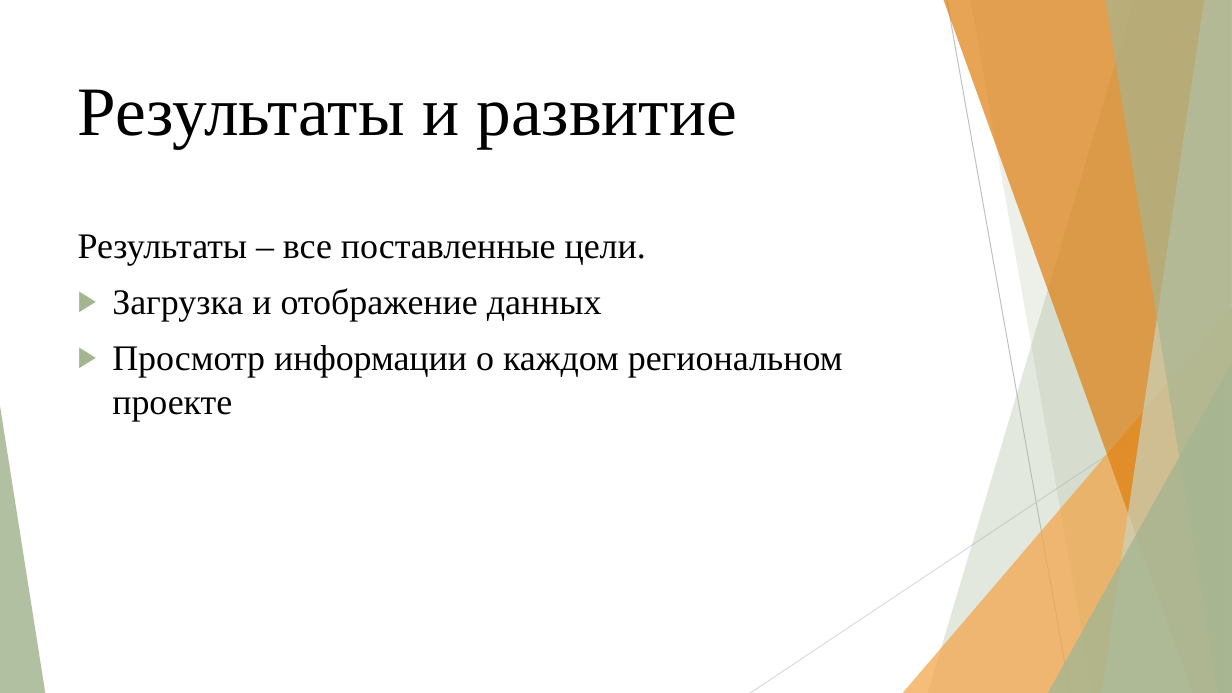
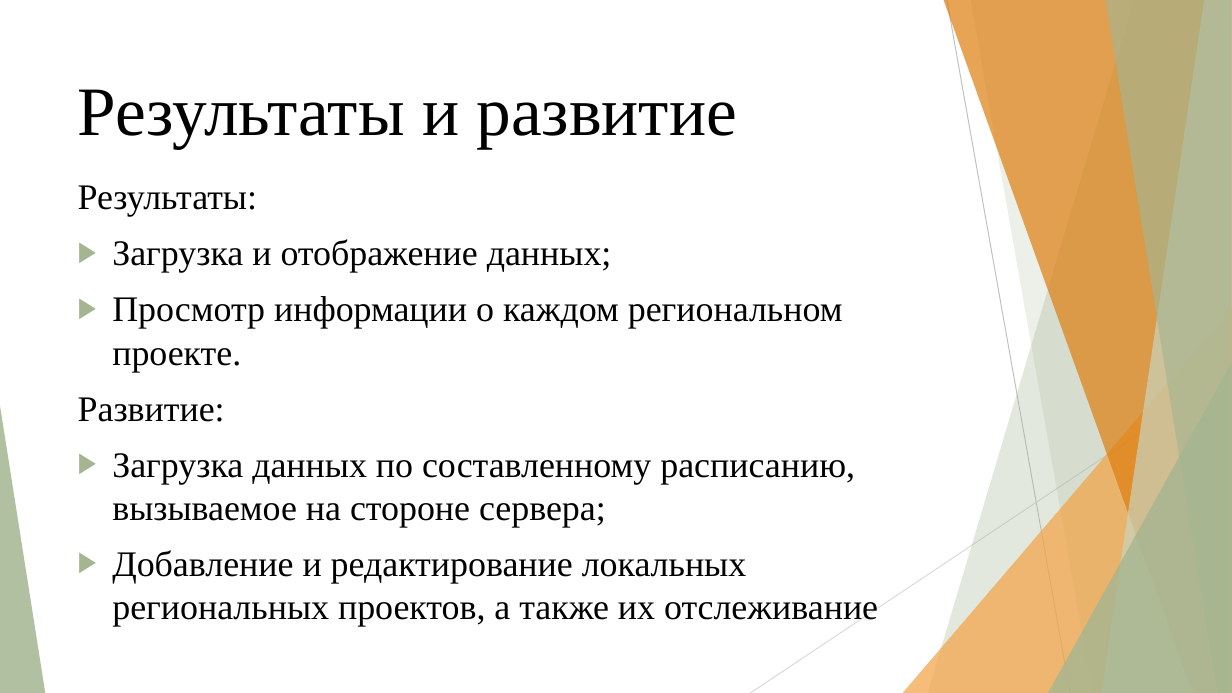
Before and after one commit to kittikid/Diplome, a slide deck: slide 7 of Документация/Выступление.pptx. Drawn at 1232x693 pixels with LibreOffice and Linux fonts; fonts in the diff are those of the drawing. Boxes give left, top, right and bottom in pixels: in the first picture for what was removed or moved away, otherwise in the second. Text is boxed around its words. In the diff, an @@ line names an element or a change of style, - is before the commit and + after.

Commit message:
end

```diff
--- a/Документация/Выступление.pptx
+++ b/Документация/Выступление.pptx
@@ text at <box>78,185,878,626</box>: text changed @@
-Результаты – все поставленные цели.
-▶ Загрузка и отображение данных
-▶ Просмотр информации о каждом региональном проекте
+Результаты:
+▶ Загрузка и отображение данных;
+▶ Просмотр информации о каждом региональном проекте.
+Развитие:
+▶ Загрузка данных по составленному расписанию, вызываемое на стороне сервера;
+▶ Добавление и редактирование локальных региональных проектов, а также их отслеживание
```
